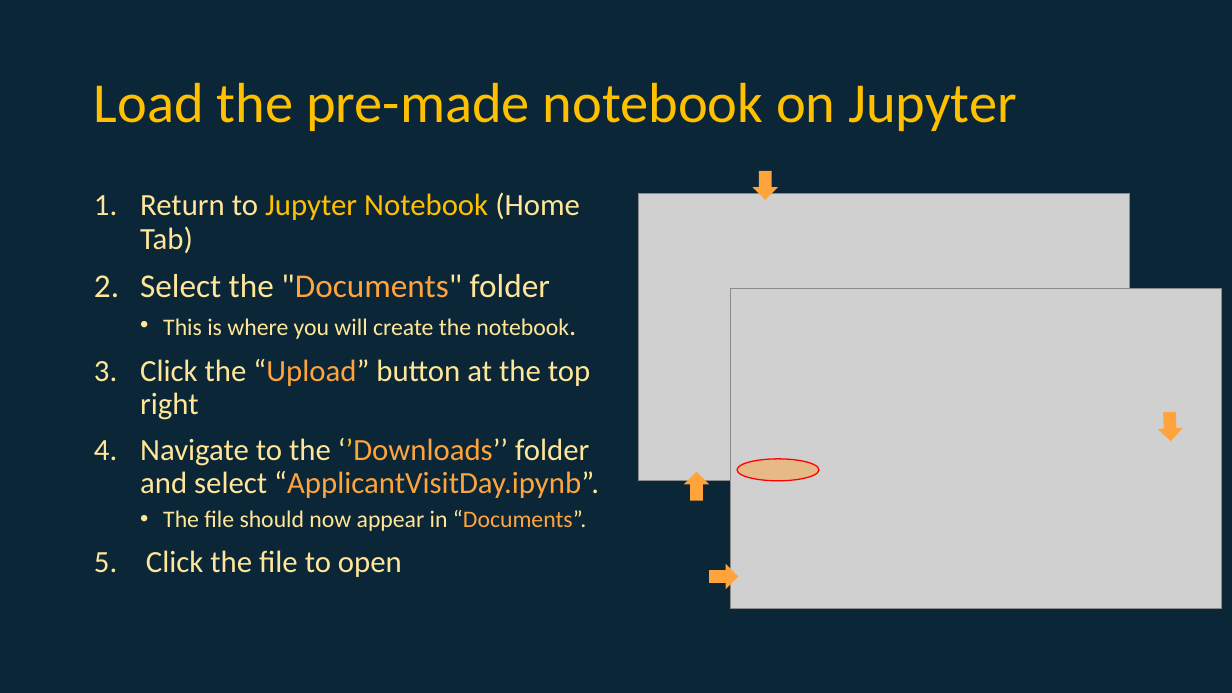
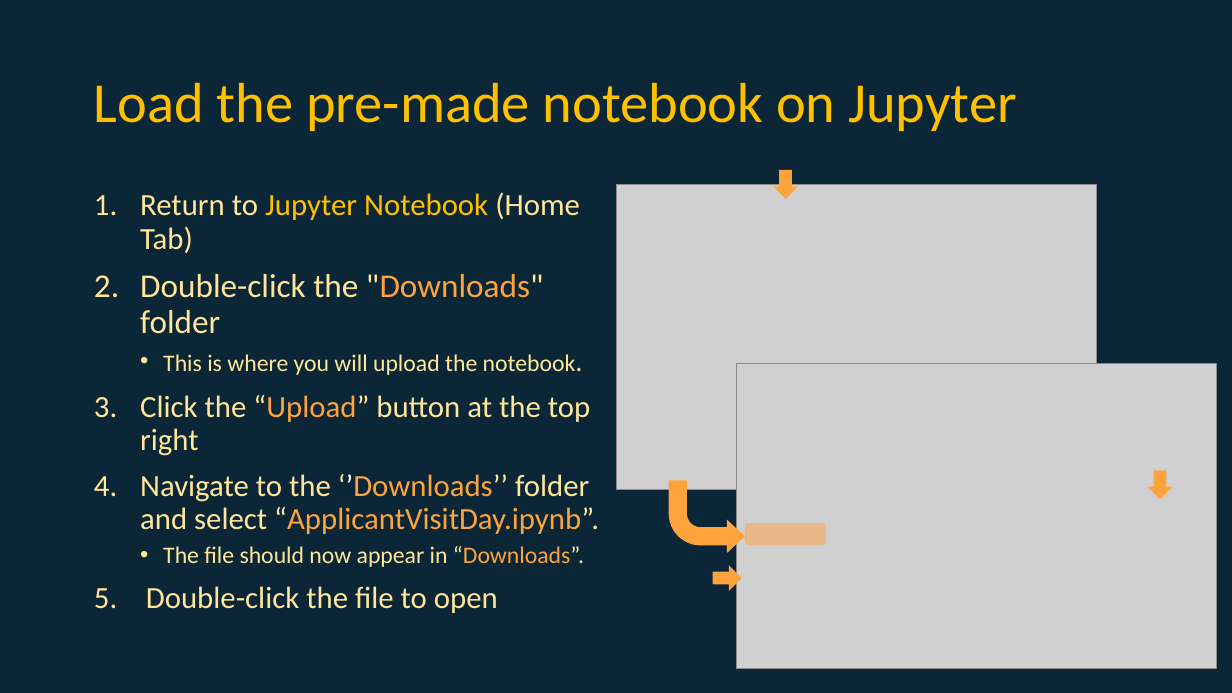
Before and after one commit to nnnamoko/EHUProgrammingTaster, a slide deck: slide 20 of ApplicantVisitDay.pptx. Drawn at 1232x693 pixels with LibreOffice and Linux fonts; fonts in the diff are those of the drawing; grey boxes stand for pictures; background and template pictures are left out. Boxes give left, top, right and bottom in pixels: in the first picture for what was removed or moved away, otherwise in the second. Text is boxed around its words. In the diff, an @@ line names an element or a change of style, - is before the commit and + after.

```diff
--- a/ApplicantVisitDay.pptx
+++ b/ApplicantVisitDay.pptx
@@ right arrow moved from (x1=752, y1=171, x2=778, y2=200) to (x1=772, y1=171, x2=798, y2=199) @@
@@ picture resized from (x1=639, y1=193, x2=1129, y2=481) to (x1=616, y1=185, x2=1097, y2=490) @@
@@ text at (x1=140, y1=274, x2=576, y2=375): text changed @@
-2. Select the "Documents" folder
-  • This is where you will create the notebook.
+2. Double-click the "Downloads" folder
+  • This is where you will upload the notebook.
@@ picture resized from (x1=730, y1=289, x2=1221, y2=608) to (x1=737, y1=364, x2=1216, y2=669) @@
@@ text at (x1=140, y1=474, x2=599, y2=534): text colour #FFC000 to #FFFFFF in "‘’Downloads’’" @@
@@ right arrow removed at (x1=683, y1=472, x2=709, y2=500) @@
@@ ellipse removed at (x1=738, y1=459, x2=820, y2=482) @@
@@ right arrow at (x1=1147, y1=471, x2=1173, y2=500): rotation 87 to 90 degrees @@
@@ bent arrow added at (x1=669, y1=481, x2=745, y2=554), fill #FFA43D @@
@@ rounded rectangle added at (x1=745, y1=523, x2=826, y2=545), fill #FFA43D at 50% opacity @@
@@ text at (x1=146, y1=546, x2=584, y2=613): text changed @@
-  • The file should now appear in “Documents”.
-5. Click the file to open
+  • The file should now appear in “Downloads”.
+5. Double-click the file to open
```
Also in this commit, not shown: 2 other slides changed.
